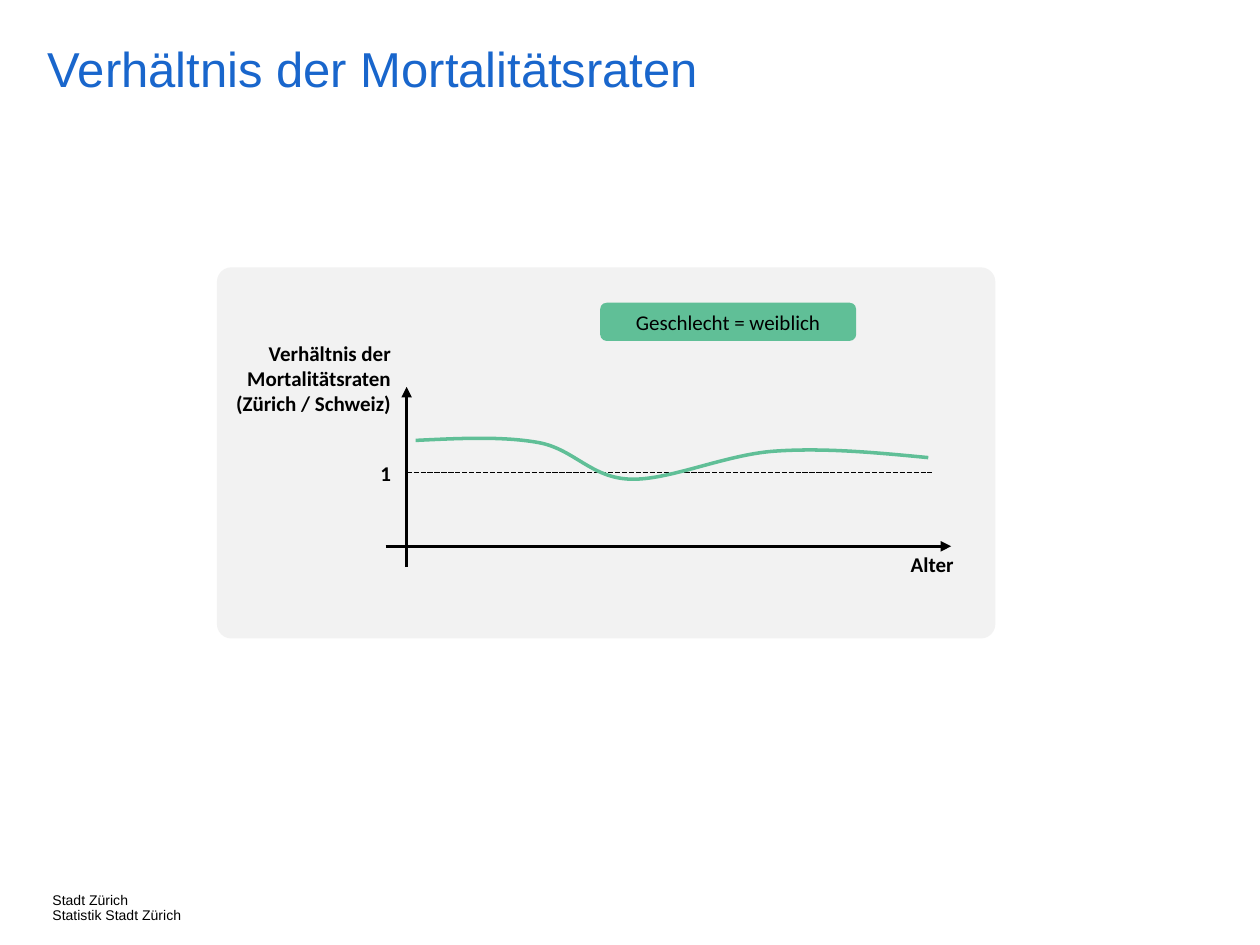
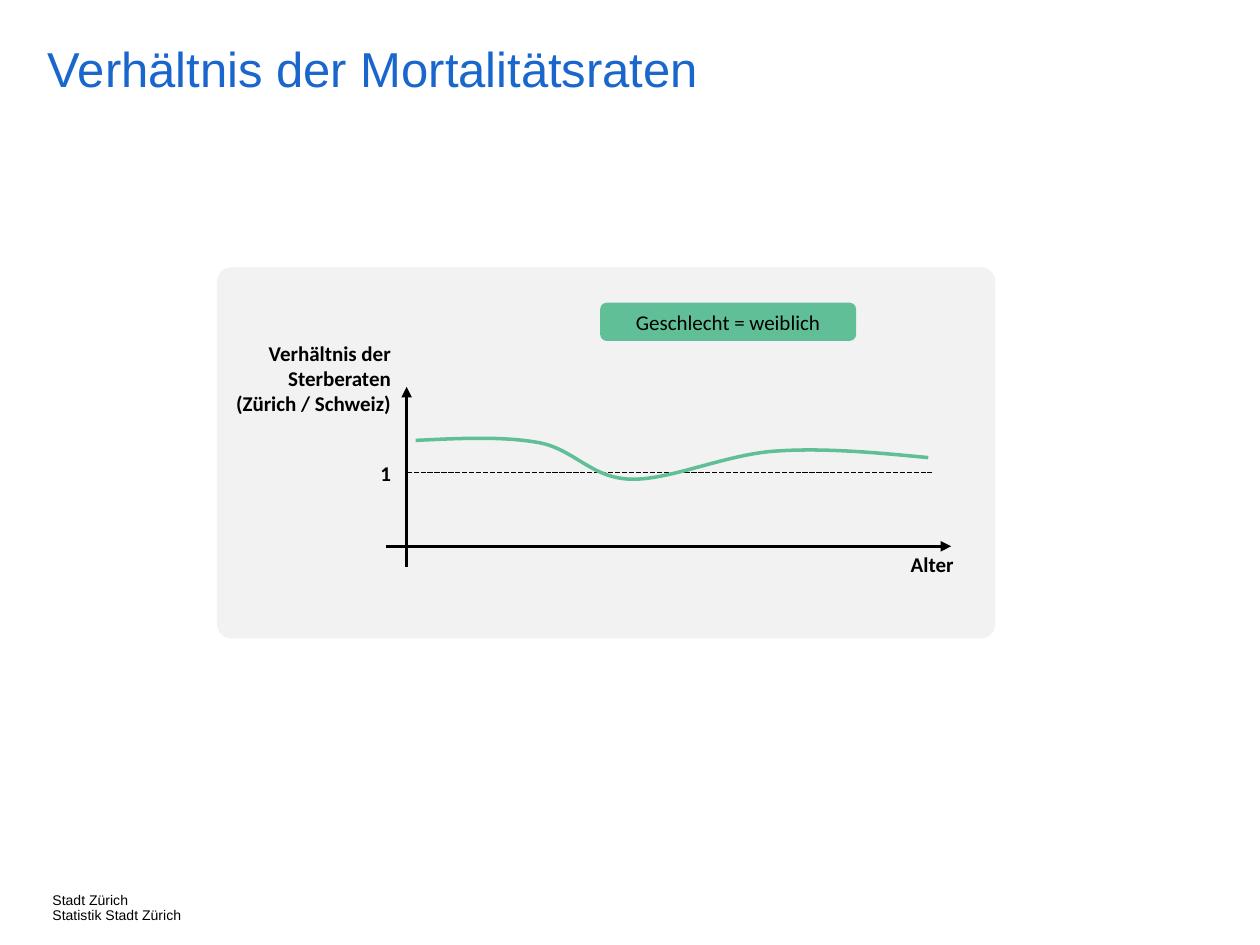
Before and after one commit to StatistikStadtZuerich/BevSzen, a slide deck: slide 22 of 2020phase2/5_Documentation/Concepts.pptx. Drawn at 1260x945 pixels with LibreOffice and Linux fonts; fonts in the diff are those of the drawing. Boxes give left, top, right and bottom in pixels: in the first picture for what was removed or moved away, otherwise in the second. Text is boxed around its words. In the diff, an @@ line names an element or a change of style, - is before the commit and + after.

```diff
--- a/2020phase2/5_Documentation/Concepts.pptx
+++ b/2020phase2/5_Documentation/Concepts.pptx
@@ text at [236,346,391,414]: text changed @@
-Verhältnis der Mortalitätsraten
-(Zürich / Schweiz)
+Verhältnis der Sterberaten
+(Zürich / Schweiz)
```
Also in this commit, not shown: 1 other slide changed, 3 other files.
